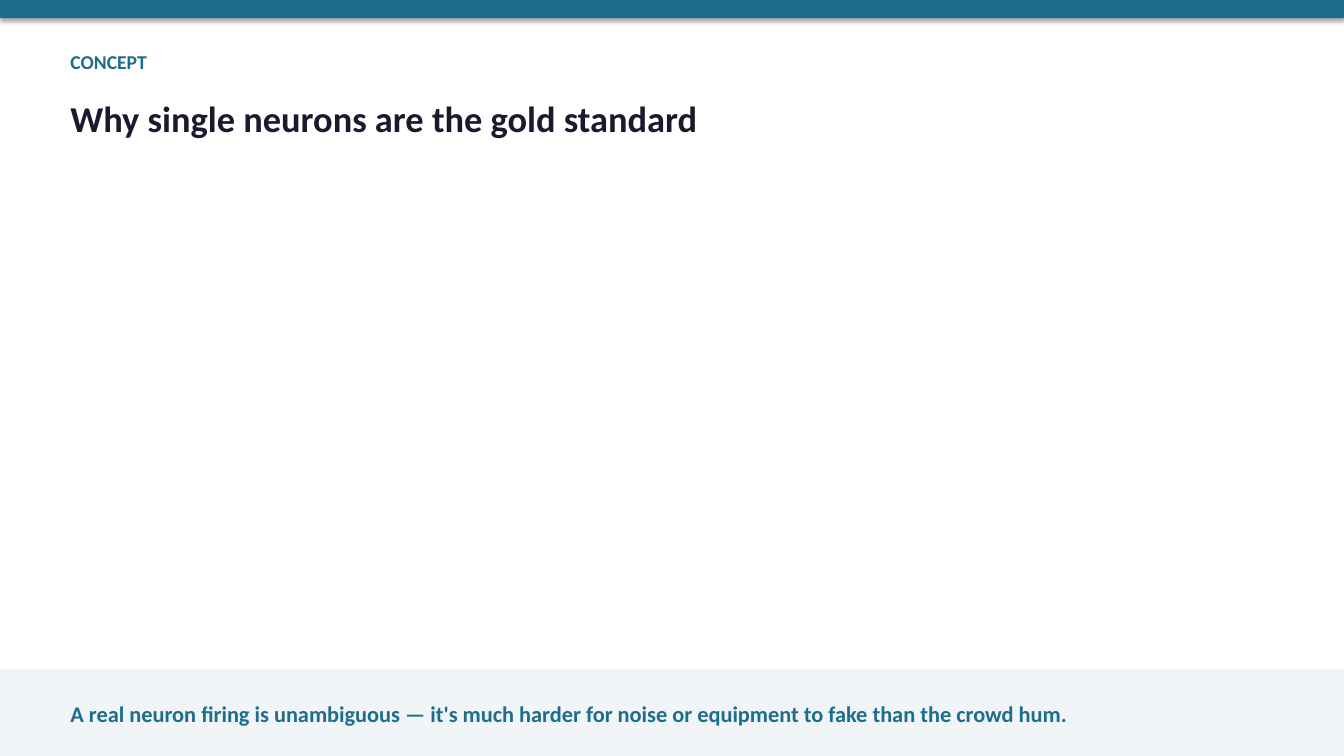
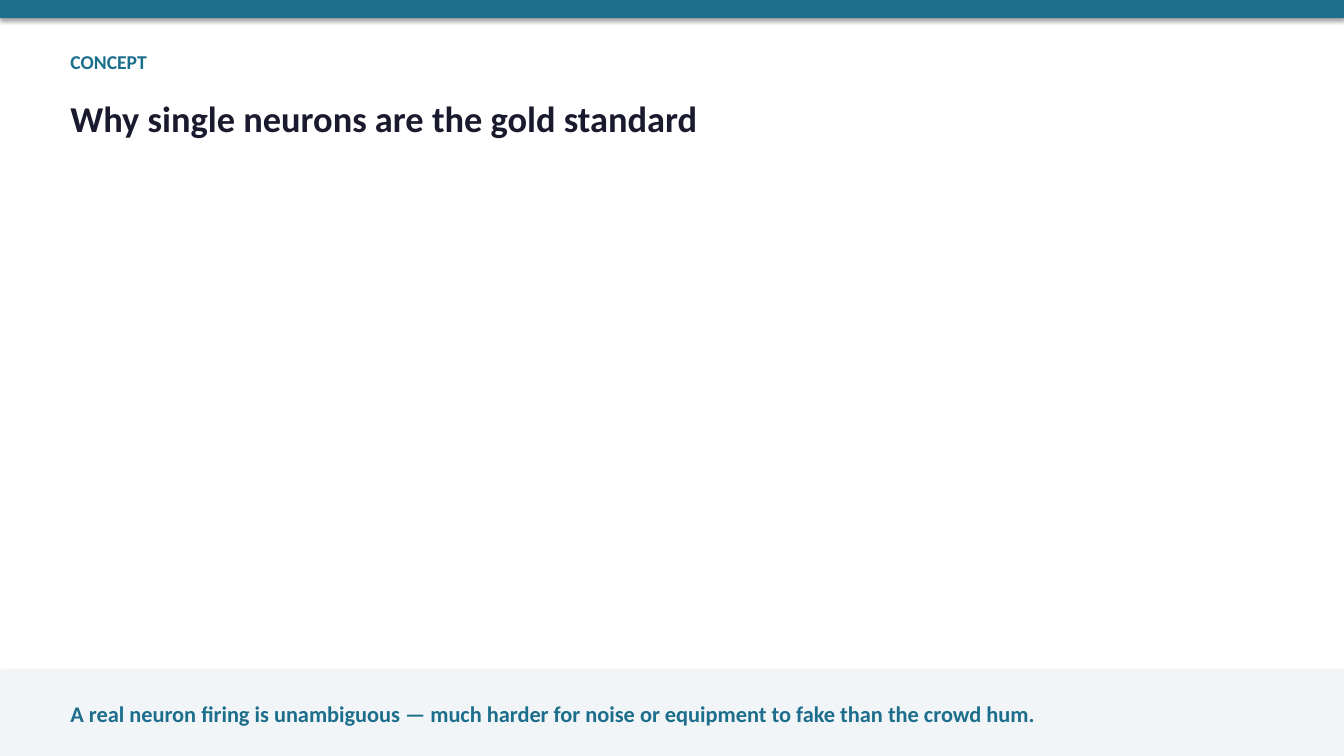
Before and after one commit to wehabit/hpaticmousebuzsakilab, a slide deck: slide 8 of presentation/haptic_brain_talk.pptx. Drawn at 1344x756 pixels with LibreOffice and Linux fonts; fonts in the diff are those of the drawing. Boxes give left, top, right and bottom in pixels: in the first picture for what was removed or moved away, otherwise in the second. Text is boxed around its words. In the diff, an @@ line names an element or a change of style, - is before the commit and + after.

```diff
--- a/presentation/haptic_brain_talk.pptx
+++ b/presentation/haptic_brain_talk.pptx
@@ text at (70, 706, 1034, 726): text changed @@
-A real neuron firing is unambiguous — it's much harder for noise or equipment to fake than the crowd hum.
+A real neuron firing is unambiguous — much harder for noise or equipment to fake than the crowd hum.
```
Also in this commit, not shown: 7 other slides changed, 3 other files.
